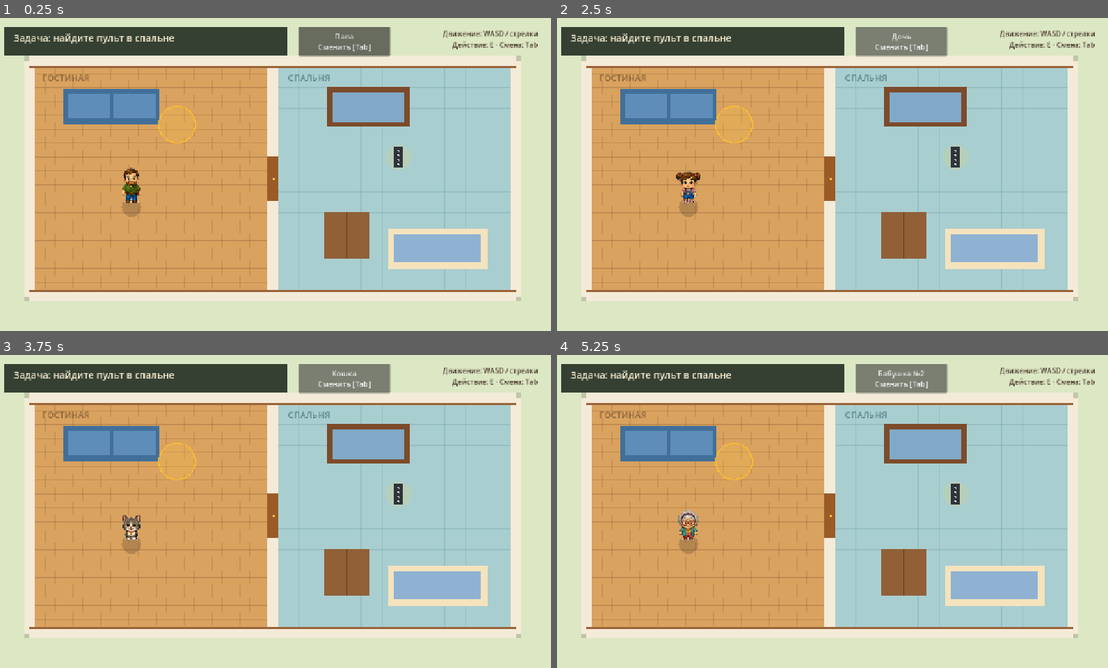
Above: before the commit, frames 1-4 (two rows, left to right).
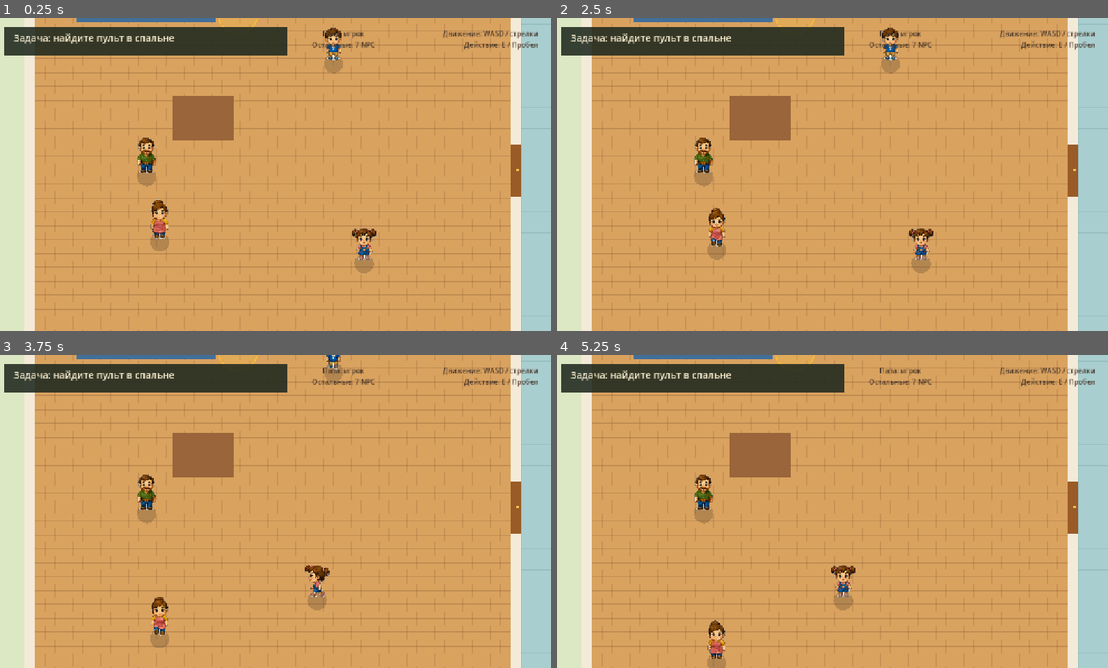
Above: after the commit, the same moments.

Repository: lexuss1979/family-game
Game: Godot game, scene res://scenes/main.tscn
Two runs of this game, one before a commit and one after it. Both use one fixed random seed, a clock stepped at 60 frames per second and the inputs below.
Inputs (mouse positions are in pixels of both pictures, inside the frame that each line leads up to):
- Up to frame 1 (0.25 s): no input
- Up to frame 2 (2.5 s): click (904, 43) at 0.5 s, where only the run before the commit has a clickable "Папа Сменить [Tab]"; click (904, 43) at 1.25 s, where only the run before the commit has a clickable "Мама Сменить [Tab]"; click (904, 43) at 2 s, where only the run before the commit has a clickable "Сын Сменить [Tab]"
- Up to frame 3 (3.75 s): click (347, 380) at 2.75 s, where only the run before the commit has a clickable "Дочь Сменить [Tab]"; click (347, 380) at 3.5 s, where only the run before the commit has a clickable "Собака Сменить [Tab]"
- Up to frame 4 (5.25 s): click (904, 380) at 4.25 s, where only the run before the commit has a clickable "Кошка Сменить [Tab]"; click (904, 380) at 5 s, where only the run before the commit has a clickable "Бабушка №1 Сменить [Tab]"

The runs differ from the first frame. In frame 1, 63% of the frame differs, in the area x 4-100%, y 0-100%; in frame 2, 63%; in frame 3, 63%; in frame 4, 63%.

Commit message:
Expand demo and add roaming family NPCs

Diff:
--- a/scripts/main.gd
+++ b/scripts/main.gd
@@ -6,18 +6,30 @@
 	COMPLETE,
 }
 
-const PlayerScene := preload("res://scripts/player.gd")
-const HOUSE := Rect2(80.0, 100.0, 1120.0, 540.0)
+const CharacterScene := preload("res://scripts/player.gd")
+const WORLD_SIZE := Vector2(2400.0, 1300.0)
+const HOUSE := Rect2(80.0, 100.0, 2240.0, 1080.0)
 const WALL_THICKNESS := 24.0
-const DOOR_POSITION := Vector2(640.0, 370.0)
-const REMOTE_POSITION := Vector2(930.0, 320.0)
-const SOFA_TARGET := Vector2(420.0, 245.0)
+const DIVIDER_X := 1200.0
+const DOOR_POSITION := Vector2(1200.0, 640.0)
+const DOOR_GAP := 120.0
+const REMOTE_POSITION := Vector2(1900.0, 350.0)
+const SOFA_TARGET := Vector2(560.0, 280.0)
+const NPC_SPECS := [
+	{"index": 1, "name": "Mother", "position": Vector2(380.0, 800.0)},
+	{"index": 2, "name": "Son", "position": Vector2(780.0, 390.0)},
+	{"index": 3, "name": "Daughter", "position": Vector2(850.0, 850.0)},
+	{"index": 4, "name": "Dog", "position": Vector2(1450.0, 480.0)},
+	{"index": 5, "name": "Cat", "position": Vector2(1980.0, 520.0)},
+	{"index": 6, "name": "Grandma1", "position": Vector2(1460.0, 850.0)},
+	{"index": 7, "name": "Grandma2", "position": Vector2(2000.0, 780.0)},
+]
 
 var player
+var npcs: Array[CharacterBody2D] = []
 var door_shape: CollisionShape2D
 var status_label: Label
 var prompt_label: Label
-var character_button: Button
 var state := GameState.FIND_REMOTE
 var door_open := false
 var elapsed_time := 0.0
@@ -25,7 +37,7 @@
 
 func _ready() -> void:
 	_create_world_collision()
-	_create_player()
+	_create_characters()
 	_create_hud()
 	queue_redraw()
 
@@ -36,42 +48,65 @@
 	_update_hud()
 
 
-func _create_player() -> void:
-	player = PlayerScene.new()
+func _create_characters() -> void:
+	player = CharacterScene.new()
 	player.name = "Father"
-	player.position = Vector2(315.0, 430.0)
-	player.z_index = 10
+	player.configure(0, true)
+	player.position = Vector2(350.0, 650.0)
 	player.interact_requested.connect(_on_interact_requested)
-	player.character_changed.connect(_on_character_changed)
 	add_child(player)
+	_attach_camera()
+
+	for spec in NPC_SPECS:
+		var npc = CharacterScene.new()
+		npc.name = spec["name"]
+		npc.configure(spec["index"], false)
+		npc.position = spec["position"]
+		add_child(npc)
+		npcs.append(npc)
+
+
+func _attach_camera() -> void:
+	var camera := Camera2D.new()
+	camera.name = "PlayerCamera"
+	camera.position_smoothing_enabled = true
+	camera.position_smoothing_speed = 6.0
+	camera.limit_left = 0
+	camera.limit_top = 0
+	camera.limit_right = int(WORLD_SIZE.x)
+	camera.limit_bottom = int(WORLD_SIZE.y)
+	camera.enabled = true
+	player.add_child(camera)
 
 
 func _create_world_collision() -> void:
 	# Outer walls.
-	_add_static_rect(Vector2(640.0, HOUSE.position.y), Vector2(HOUSE.size.x, WALL_THICKNESS))
-	_add_static_rect(Vector2(640.0, HOUSE.end.y), Vector2(HOUSE.size.x, WALL_THICKNESS))
-	_add_static_rect(Vector2(HOUSE.position.x, 370.0), Vector2(WALL_THICKNESS, HOUSE.size.y))
-	_add_static_rect(Vector2(HOUSE.end.x, 370.0), Vector2(WALL_THICKNESS, HOUSE.size.y))
+	_add_static_rect(Vector2(1200.0, HOUSE.position.y), Vector2(HOUSE.size.x, WALL_THICKNESS))
+	_add_static_rect(Vector2(1200.0, HOUSE.end.y), Vector2(HOUSE.size.x, WALL_THICKNESS))
+	_add_static_rect(Vector2(HOUSE.position.x, 640.0), Vector2(WALL_THICKNESS, HOUSE.size.y))
+	_add_static_rect(Vector2(HOUSE.end.x, 640.0), Vector2(WALL_THICKNESS, HOUSE.size.y))
 
 	# Middle wall with a door-sized gap.
-	_add_static_rect(Vector2(640.0, 215.0), Vector2(WALL_THICKNESS, 206.0))
-	_add_static_rect(Vector2(640.0, 525.0), Vector2(WALL_THICKNESS, 206.0))
+	_add_static_rect(Vector2(DIVIDER_X, 340.0), Vector2(WALL_THICKNESS, 480.0))
+	_add_static_rect(Vector2(DIVIDER_X, 940.0), Vector2(WALL_THICKNESS, 480.0))
 
 	var door_body := StaticBody2D.new()
 	door_body.name = "DoorCollision"
 	door_body.position = DOOR_POSITION
 	door_shape = CollisionShape2D.new()
-	var shape := RectangleShape2D.new()
-	shape.size = Vector2(WALL_THICKNESS, 104.0)
-	door_shape.shape = shape
+	var door_collision := RectangleShape2D.new()
+	door_collision.size = Vector2(WALL_THICKNESS, DOOR_GAP)
+	door_shape.shape = door_collision
 	door_body.add_child(door_shape)
 	add_child(door_body)
 
-	# A few furniture collision shapes make the room feel tangible.
-	_add_static_rect(Vector2(270.0, 205.0), Vector2(220.0, 82.0))
-	_add_static_rect(Vector2(860.0, 205.0), Vector2(190.0, 92.0))
-	_add_static_rect(Vector2(1020.0, 530.0), Vector2(230.0, 92.0))
-	_add_static_rect(Vector2(810.0, 500.0), Vector2(105.0, 105.0))
+	# Furniture collision shapes.
+	_add_static_rect(Vector2(350.0, 250.0), Vector2(320.0, 100.0))
+	_add_static_rect(Vector2(900.0, 180.0), Vector2(180.0, 70.0))
+	_add_static_rect(Vector2(480.0, 520.0), Vector2(140.0, 100.0))
+	_add_static_rect(Vector2(1660.0, 260.0), Vector2(300.0, 120.0))
+	_add_static_rect(Vector2(2150.0, 950.0), Vector2(180.0, 160.0))
+	_add_static_rect(Vector2(1550.0, 950.0), Vector2(180.0, 120.0))
 
 
 func _add_static_rect(center: Vector2, size: Vector2) -> void:
@@ -103,19 +138,19 @@
 	status_label.add_theme_color_override("font_color", Color("fff4d6"))
 	objective_panel.add_child(status_label)
 
-	character_button = Button.new()
-	character_button.position = Vector2(700.0, 20.0)
-	character_button.size = Vector2(210.0, 68.0)
-	character_button.focus_mode = Control.FOCUS_NONE
-	character_button.add_theme_font_size_override("font_size", 17)
-	character_button.pressed.connect(player.select_next_character)
-	canvas.add_child(character_button)
-	_on_character_changed(player.get_character_name())
+	var family_status := Label.new()
+	family_status.position = Vector2(700.0, 24.0)
+	family_status.size = Vector2(205.0, 56.0)
+	family_status.text = "Папа: игрок\nОстальные: 7 NPC"
+	family_status.horizontal_alignment = HORIZONTAL_ALIGNMENT_CENTER
+	family_status.add_theme_font_size_override("font_size", 16)
+	family_status.add_theme_color_override("font_color", Color("4a382b"))
+	canvas.add_child(family_status)
 
 	var controls := Label.new()
 	controls.position = Vector2(930.0, 24.0)
 	controls.size = Vector2(320.0, 56.0)
-	controls.text = "Движение: WASD / стрелки\nДействие: E · Смена: Tab"
+	controls.text = "Движение: WASD / стрелки\nДействие: E / Пробел"
 	controls.horizontal_alignment = HORIZONTAL_ALIGNMENT_RIGHT
 	controls.add_theme_font_size_override("font_size", 16)
 	controls.add_theme_color_override("font_color", Color("4a382b"))
@@ -134,11 +169,6 @@
 	canvas.add_child(prompt_label)
 
 
-func _on_character_changed(character_name: String) -> void:
-	if character_button != null:
-		character_button.text = "%s\nСменить [Tab]" % character_name
-
-
 func _update_hud() -> void:
 	match state:
 		GameState.FIND_REMOTE:
@@ -150,29 +180,29 @@
 
 	if state == GameState.COMPLETE:
 		prompt_label.text = "Микро-демо завершено"
-	elif state == GameState.FIND_REMOTE and player.position.distance_to(REMOTE_POSITION) < 70.0:
+	elif state == GameState.FIND_REMOTE and player.position.distance_to(REMOTE_POSITION) < 75.0:
 		prompt_label.text = "[E / Пробел] Поднять пульт"
-	elif state == GameState.RETURN_TO_SOFA and player.position.distance_to(SOFA_TARGET) < 85.0:
+	elif state == GameState.RETURN_TO_SOFA and player.position.distance_to(SOFA_TARGET) < 90.0:
 		prompt_label.text = "[E / Пробел] Положить пульт возле дивана"
-	elif player.position.distance_to(DOOR_POSITION) < 105.0:
+	elif player.position.distance_to(DOOR_POSITION) < 120.0:
 		prompt_label.text = "[E / Пробел] %s дверь" % ("Закрыть" if door_open else "Открыть")
 	else:
 		prompt_label.text = ""
 
 
 func _on_interact_requested() -> void:
-	if state == GameState.FIND_REMOTE and player.position.distance_to(REMOTE_POSITION) < 70.0:
+	if state == GameState.FIND_REMOTE and player.position.distance_to(REMOTE_POSITION) < 75.0:
 		state = GameState.RETURN_TO_SOFA
 		queue_redraw()
 		return
 
-	if state == GameState.RETURN_TO_SOFA and player.position.distance_to(SOFA_TARGET) < 85.0:
+	if state == GameState.RETURN_TO_SOFA and player.position.distance_to(SOFA_TARGET) < 90.0:
 		state = GameState.COMPLETE
 		queue_redraw()
 		return
 
-	if player.position.distance_to(DOOR_POSITION) < 105.0:
-		if door_open and absf(player.position.x - DOOR_POSITION.x) < 38.0:
+	if player.position.distance_to(DOOR_POSITION) < 120.0:
+		if door_open and absf(player.position.x - DOOR_POSITION.x) < 42.0:
 			prompt_label.text = "Сначала отойдите от дверного проёма"
 			return
 		door_open = not door_open
@@ -181,60 +211,64 @@
 
 
 func _draw() -> void:
-	# Yard and house floor.
-	draw_rect(Rect2(0.0, 0.0, 1280.0, 720.0), Color("dce7c4"))
-	draw_rect(Rect2(68.0, 88.0, 1144.0, 564.0), Color(0.25, 0.18, 0.12, 0.18))
-	draw_rect(Rect2(92.0, 112.0, 536.0, 516.0), Color("d9a25f"))
-	draw_rect(Rect2(652.0, 112.0, 536.0, 516.0), Color("a9ced0"))
+	# Yard and enlarged house floor. Width and height are doubled, so each room
+	# has four times the area of the first micro-demo.
+	draw_rect(Rect2(Vector2.ZERO, WORLD_SIZE), Color("dce7c4"))
+	draw_rect(Rect2(68.0, 88.0, 2264.0, 1104.0), Color(0.25, 0.18, 0.12, 0.18))
+	draw_rect(Rect2(92.0, 112.0, 1096.0, 1056.0), Color("d9a25f"))
+	draw_rect(Rect2(1212.0, 112.0, 1096.0, 1056.0), Color("a9ced0"))
 
 	# Temporary repeating floor patterns.
-	for y in range(128, 628, 32):
-		draw_line(Vector2(92.0, y), Vector2(628.0, y), Color(0.43, 0.25, 0.12, 0.22), 2.0)
+	for y in range(128, 1168, 32):
+		draw_line(Vector2(92.0, y), Vector2(1188.0, y), Color(0.43, 0.25, 0.12, 0.22), 2.0)
 		var offset := 24 if ((y / 32) as int) % 2 == 0 else 0
-		for x in range(116 + offset, 628, 64):
+		for x in range(116 + offset, 1188, 64):
 			draw_line(Vector2(x, y - 16), Vector2(x, y + 16), Color(0.43, 0.25, 0.12, 0.16), 1.0)
-	for x in range(652, 1189, 48):
-		draw_line(Vector2(x, 112.0), Vector2(x, 628.0), Color(0.16, 0.42, 0.45, 0.15), 1.0)
-	for y in range(112, 629, 48):
-		draw_line(Vector2(652.0, y), Vector2(1188.0, y), Color(0.16, 0.42, 0.45, 0.15), 1.0)
+	for x in range(1212, 2309, 48):
+		draw_line(Vector2(x, 112.0), Vector2(x, 1168.0), Color(0.16, 0.42, 0.45, 0.15), 1.0)
+	for y in range(112, 1169, 48):
+		draw_line(Vector2(1212.0, y), Vector2(2308.0, y), Color(0.16, 0.42, 0.45, 0.15), 1.0)
 
 	# Room labels.
 	draw_string(ThemeDB.fallback_font, Vector2(110.0, 145.0), "ГОСТИНАЯ", HORIZONTAL_ALIGNMENT_LEFT, -1.0, 20, Color(0.28, 0.18, 0.1, 0.55))
-	draw_string(ThemeDB.fallback_font, Vector2(675.0, 145.0), "СПАЛЬНЯ", HORIZONTAL_ALIGNMENT_LEFT, -1.0, 20, Color(0.08, 0.27, 0.31, 0.55))
-
-	# Furniture: sofa, table, wardrobe and bed.
-	draw_rect(Rect2(160.0, 164.0, 220.0, 82.0), Color("426f99"), true)
-	draw_rect(Rect2(170.0, 174.0, 96.0, 55.0), Color("5d8db8"), true)
-	draw_rect(Rect2(274.0, 174.0, 96.0, 55.0), Color("5d8db8"), true)
-	draw_circle(Vector2(420.0, 245.0), 42.0, Color(1.0, 0.82, 0.25, 0.18))
-	draw_arc(Vector2(420.0, 245.0), 42.0, 0.0, TAU, 40, Color(1.0, 0.75, 0.18, 0.8), 3.0)
-
-	draw_rect(Rect2(765.0, 159.0, 190.0, 92.0), Color("7c4b2a"), true)
-	draw_rect(Rect2(778.0, 171.0, 164.0, 68.0), Color("80a9c7"), true)
-	draw_rect(Rect2(905.0, 484.0, 230.0, 92.0), Color("f4e3bd"), true)
-	draw_rect(Rect2(920.0, 499.0, 200.0, 62.0), Color("8fb2d2"), true)
-	draw_rect(Rect2(758.0, 448.0, 105.0, 105.0), Color("916037"), true)
-	draw_line(Vector2(810.0, 448.0), Vector2(810.0, 553.0), Color("59381f"), 3.0)
+	draw_string(ThemeDB.fallback_font, Vector2(1235.0, 145.0), "СПАЛЬНЯ", HORIZONTAL_ALIGNMENT_LEFT, -1.0, 20, Color(0.08, 0.27, 0.31, 0.55))
+
+	# Furniture: sofa, TV, table, bed, wardrobe and desk.
+	draw_rect(Rect2(190.0, 200.0, 320.0, 100.0), Color("426f99"), true)
+	draw_rect(Rect2(205.0, 215.0, 140.0, 68.0), Color("5d8db8"), true)
+	draw_rect(Rect2(355.0, 215.0, 140.0, 68.0), Color("5d8db8"), true)
+	draw_circle(SOFA_TARGET, 46.0, Color(1.0, 0.82, 0.25, 0.18))
+	draw_arc(SOFA_TARGET, 46.0, 0.0, TAU, 40, Color(1.0, 0.75, 0.18, 0.8), 3.0)
+
+	draw_rect(Rect2(810.0, 145.0, 180.0, 70.0), Color("7c4b2a"), true)
+	draw_rect(Rect2(835.0, 155.0, 130.0, 45.0), Color("30343a"), true)
+	draw_rect(Rect2(410.0, 470.0, 140.0, 100.0), Color("9a653a"), true)
+
+	draw_rect(Rect2(1510.0, 200.0, 300.0, 120.0), Color("f4e3bd"), true)
+	draw_rect(Rect2(1530.0, 220.0, 260.0, 80.0), Color("8fb2d2"), true)
+	draw_rect(Rect2(2060.0, 870.0, 180.0, 160.0), Color("916037"), true)
+	draw_line(Vector2(2150.0, 870.0), Vector2(2150.0, 1030.0), Color("59381f"), 3.0)
+	draw_rect(Rect2(1460.0, 890.0, 180.0, 120.0), Color("a66f3d"), true)
 
 	# Walls.
 	var wall_color := Color("f4ead8")
 	var trim_color := Color("9a6439")
-	draw_rect(Rect2(80.0, 88.0, 1120.0, WALL_THICKNESS), wall_color)
-	draw_rect(Rect2(80.0, 628.0, 1120.0, WALL_THICKNESS), wall_color)
-	draw_rect(Rect2(68.0, 100.0, WALL_THICKNESS, 540.0), wall_color)
-	draw_rect(Rect2(1188.0, 100.0, WALL_THICKNESS, 540.0), wall_color)
-	draw_rect(Rect2(628.0, 100.0, WALL_THICKNESS, 218.0), wall_color)
-	draw_rect(Rect2(628.0, 422.0, WALL_THICKNESS, 218.0), wall_color)
-	draw_line(Vector2(80.0, 112.0), Vector2(1200.0, 112.0), trim_color, 4.0)
-	draw_line(Vector2(80.0, 628.0), Vector2(1200.0, 628.0), trim_color, 4.0)
+	draw_rect(Rect2(80.0, 88.0, 2240.0, WALL_THICKNESS), wall_color)
+	draw_rect(Rect2(80.0, 1168.0, 2240.0, WALL_THICKNESS), wall_color)
+	draw_rect(Rect2(68.0, 100.0, WALL_THICKNESS, 1080.0), wall_color)
+	draw_rect(Rect2(2308.0, 100.0, WALL_THICKNESS, 1080.0), wall_color)
+	draw_rect(Rect2(1188.0, 100.0, WALL_THICKNESS, 480.0), wall_color)
+	draw_rect(Rect2(1188.0, 700.0, WALL_THICKNESS, 480.0), wall_color)
+	draw_line(Vector2(80.0, 112.0), Vector2(2320.0, 112.0), trim_color, 4.0)
+	draw_line(Vector2(80.0, 1168.0), Vector2(2320.0, 1168.0), trim_color, 4.0)
 
 	# Door: vertical when closed, swung into the bedroom when open.
 	if door_open:
-		draw_rect(Rect2(640.0, 318.0, 90.0, 15.0), Color("9a5b27"), true)
-		draw_circle(Vector2(720.0, 325.5), 3.0, Color("f2c34f"))
+		draw_rect(Rect2(1200.0, 580.0, 110.0, 16.0), Color("9a5b27"), true)
+		draw_circle(Vector2(1300.0, 588.0), 3.0, Color("f2c34f"))
 	else:
-		draw_rect(Rect2(628.0, 318.0, 24.0, 104.0), Color("9a5b27"), true)
-		draw_circle(Vector2(643.0, 370.0), 3.0, Color("f2c34f"))
+		draw_rect(Rect2(1188.0, 580.0, 24.0, 120.0), Color("9a5b27"), true)
+		draw_circle(Vector2(1203.0, 640.0), 3.0, Color("f2c34f"))
 
 	# Collectible remote.
 	if state == GameState.FIND_REMOTE:
@@ -243,7 +277,6 @@
 		for y in range(-14, 17, 10):
 			draw_circle(REMOTE_POSITION + Vector2(0.0, y), 2.5, Color("d8dde3"))
 	elif state == GameState.RETURN_TO_SOFA:
-		# Tiny inventory marker above the player.
 		draw_rect(Rect2(player.position + Vector2(-7.0, -112.0), Vector2(14.0, 28.0)), Color("30343a"), true)
 	elif state == GameState.COMPLETE:
 		draw_rect(Rect2(SOFA_TARGET + Vector2(-14.0, -8.0), Vector2(28.0, 14.0)), Color("30343a"), true)
--- a/scripts/player.gd
+++ b/scripts/player.gd
@@ -1,9 +1,9 @@
 extends CharacterBody2D
 
 signal interact_requested
-signal character_changed(character_name: String)
 
 const SPEED := 220.0
+const NPC_SPEED := 95.0
 const FRAME_SIZE := Vector2(160.0, 160.0)
 const CHARACTER_TEXTURES := [
 	preload("res://assets/characters/father.png"),
@@ -26,14 +26,30 @@
 	"Бабушка №2",
 ]
 
+enum AiState {
+	IDLE,
+	WALK,
+}
+
 var facing := Vector2.DOWN
 var walking := false
 var walk_time := 0.0
 var character_sprite: Sprite2D
 var character_index := 0
+var player_controlled := true
+var ai_state := AiState.IDLE
+var ai_timer := 0.0
+var ai_direction := Vector2.ZERO
+var random := RandomNumberGenerator.new()
+
+
+func configure(new_character_index: int, controlled: bool) -> void:
+	character_index = clampi(new_character_index, 0, CHARACTER_TEXTURES.size() - 1)
+	player_controlled = controlled
 
 
 func _ready() -> void:
+	random.seed = Time.get_ticks_usec() + get_instance_id() * 7919
 	character_sprite = Sprite2D.new()
 	character_sprite.name = "CharacterSprite"
 	character_sprite.texture = CHARACTER_TEXTURES[character_index]
@@ -49,41 +65,34 @@
 	shape.radius = 18.0
 	collider.shape = shape
 	add_child(collider)
+	set_process_unhandled_input(player_controlled)
+	if not player_controlled:
+		_start_idle()
 	queue_redraw()
 
 
 func _physics_process(delta: float) -> void:
-	var direction := Vector2.ZERO
-
-	if Input.is_key_pressed(KEY_A) or Input.is_key_pressed(KEY_LEFT):
-		direction.x -= 1.0
-	if Input.is_key_pressed(KEY_D) or Input.is_key_pressed(KEY_RIGHT):
-		direction.x += 1.0
-	if Input.is_key_pressed(KEY_W) or Input.is_key_pressed(KEY_UP):
-		direction.y -= 1.0
-	if Input.is_key_pressed(KEY_S) or Input.is_key_pressed(KEY_DOWN):
-		direction.y += 1.0
+	var direction := _player_direction() if player_controlled else _npc_direction(delta)
 
 	walking = direction.length_squared() > 0.0
 	if walking:
 		direction = direction.normalized()
 		facing = direction
-		velocity = direction * SPEED
+		velocity = direction * (SPEED if player_controlled else NPC_SPEED)
 		walk_time += delta * 10.0
 	else:
 		velocity = velocity.move_toward(Vector2.ZERO, SPEED * 8.0 * delta)
 
 	move_and_slide()
+	if not player_controlled and get_slide_collision_count() > 0:
+		_start_idle(0.35, 1.0)
+	z_index = 10 + int(position.y / 64.0)
 	_update_animation_frame()
 	queue_redraw()
 
 
 func _unhandled_input(event: InputEvent) -> void:
 	if event is InputEventKey and event.pressed and not event.echo:
-		if event.keycode == KEY_TAB:
-			select_next_character()
-			get_viewport().set_input_as_handled()
-			return
 		if event.keycode == KEY_E or event.keycode == KEY_SPACE:
 			interact_requested.emit()
 			get_viewport().set_input_as_handled()
@@ -115,12 +124,41 @@
 	)
 
 
-func select_next_character() -> void:
-	character_index = (character_index + 1) % CHARACTER_TEXTURES.size()
-	character_sprite.texture = CHARACTER_TEXTURES[character_index]
-	_set_frame(0)
-	character_changed.emit(get_character_name())
+func get_character_name() -> String:
+	return CHARACTER_NAMES[character_index]
 
 
-func get_character_name() -> String:
-	return CHARACTER_NAMES[character_index]
+func _player_direction() -> Vector2:
+	var direction := Vector2.ZERO
+	if Input.is_key_pressed(KEY_A) or Input.is_key_pressed(KEY_LEFT):
+		direction.x -= 1.0
+	if Input.is_key_pressed(KEY_D) or Input.is_key_pressed(KEY_RIGHT):
+		direction.x += 1.0
+	if Input.is_key_pressed(KEY_W) or Input.is_key_pressed(KEY_UP):
+		direction.y -= 1.0
+	if Input.is_key_pressed(KEY_S) or Input.is_key_pressed(KEY_DOWN):
+		direction.y += 1.0
+	return direction
+
+
+func _npc_direction(delta: float) -> Vector2:
+	ai_timer -= delta
+	if ai_timer <= 0.0:
+		if ai_state == AiState.IDLE:
+			_start_walk()
+		else:
+			_start_idle()
+	return ai_direction if ai_state == AiState.WALK else Vector2.ZERO
+
+
+func _start_idle(minimum_time := 1.5, maximum_time := 4.5) -> void:
+	ai_state = AiState.IDLE
+	ai_direction = Vector2.ZERO
+	ai_timer = random.randf_range(minimum_time, maximum_time)
+
+
+func _start_walk() -> void:
+	var directions := [Vector2.UP, Vector2.RIGHT, Vector2.DOWN, Vector2.LEFT]
+	ai_state = AiState.WALK
+	ai_direction = directions[random.randi_range(0, directions.size() - 1)]
+	ai_timer = random.randf_range(0.9, 2.2)
--- /dev/null
+++ b/tools/smoke_test.gd
@@ -0,0 +1,52 @@
+extends SceneTree
+
+
+func _initialize() -> void:
+	call_deferred("_run")
+
+
+func _run() -> void:
+	var packed_scene := load("res://scenes/main.tscn") as PackedScene
+	if packed_scene == null:
+		_fail("Cannot load main scene")
+		return
+
+	var main = packed_scene.instantiate()
+	root.add_child(main)
+	await process_frame
+
+	if main.npcs.size() != 7:
+		_fail("Expected 7 NPCs, got %d" % main.npcs.size())
+		return
+	if main.player.get_character_name() != "Папа":
+		_fail("The controlled character must be Father")
+		return
+
+	var starting_positions: Array[Vector2] = []
+	for npc in main.npcs:
+		starting_positions.append(npc.position)
+
+	# Every NPC idles for at most 4.5 seconds before its first short walk.
+	await create_timer(6.0).timeout
+
+	var moved_count := 0
+	for index in main.npcs.size():
+		var npc: CharacterBody2D = main.npcs[index]
+		if npc.position.distance_to(starting_positions[index]) > 8.0:
+			moved_count += 1
+		if not Rect2(68.0, 88.0, 2264.0, 1104.0).has_point(npc.position):
+			_fail("NPC %s left the house at %s" % [npc.name, npc.position])
+			return
+
+	if moved_count < 5:
+		_fail("Only %d of 7 NPCs moved during the smoke test" % moved_count)
+		return
+
+	print("Smoke test passed: Father is controlled; %d/7 NPCs moved" % moved_count)
+	main.queue_free()
+	quit()
+
+
+func _fail(message: String) -> void:
+	push_error(message)
+	quit(1)
Not shown, changed: scripts/main.gd.uid
Not shown, added: tools/smoke_test.gd.uid
Not shown, changed: README.md
